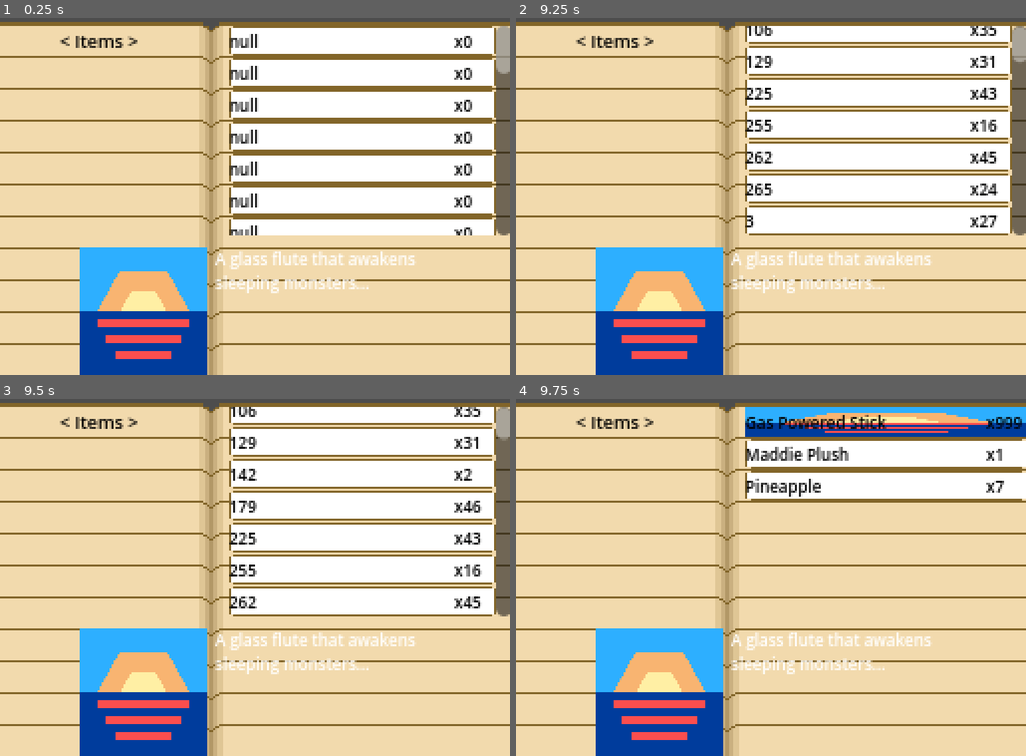
Above: before the commit, frames 1-4 (two rows, left to right).
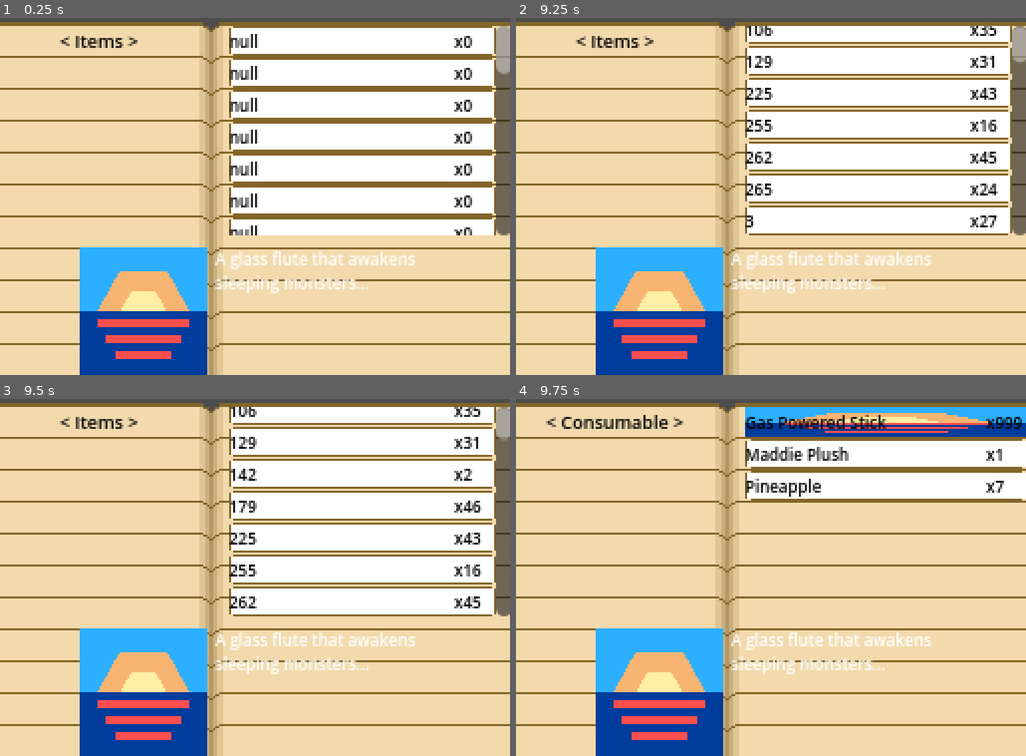
Above: after the commit, the same moments.

Repository: upbeatDiamond/ProjectDaybreakInventory
Game: Godot game, scene res://inventory/inventory.tscn
Same seed, same stepped clock (60 frames per second), same inputs: the game is played once before the commit and once after it.
Inputs:
- Up to frame 1 (0.25 s): no input
- Up to frame 2 (9.25 s): click "null" at 0.5 s; click "null" at 1.25 s; click "null" at 2 s; click "null" at 2.75 s; click "null" at 3.5 s; click "null" at 4.25 s; click "null" at 5 s; click "null" at 5.75 s; click "null" at 6.5 s; click "null" at 7.25 s; click "null" at 8 s; tap Enter at 8.75 s; hold Right (ui_right) from 8.78 s (still down); hold M (make) from 8.78 s (still down)
- Up to frame 3 (9.5 s): keep holding Right (ui_right); keep holding M (make)
- Up to frame 4 (9.75 s): release Right (ui_right) at 9.5 s; release M (make) at 9.5 s; click "106" at 9.5 s

Frames 1-3 are identical in both runs. In frame 4, 0.5% of the frame differs, in the area x 5-33%, y 4-9%.

Commit message:
Category label switching

Diff:
--- a/inventory/inventory.gd
+++ b/inventory/inventory.gd
@@ -1,5 +1,5 @@
 extends Resource
-
+class_name Inventory
 
 ## Defined in the database as well.
 ## Make sure this and the database stay in sync.
@@ -10,4 +10,14 @@
 	ARTIFACTS = 3,   ## Expensive/fancy items
 	KEY_ITEMS = 4,   ## Non-tradable, non-consumable
 	CASSETTES = 5,   ## Like HMs/TMs
+	MAX, ## value might change; used for modulo arithmetic
 	}
+
+static var category_labels := {
+	Categories.UNSORTED : "Misc.",
+	Categories.CONSUMABLES : "Consumable",
+	Categories.EQUIPMENT : "Equipment",
+	Categories.ARTIFACTS : "Artifacts",
+	Categories.KEY_ITEMS : "Key Items",
+	Categories.CASSETTES : "Cassettes",
+}
--- a/inventory/inventory.tscn
+++ b/inventory/inventory.tscn
@@ -56,7 +56,7 @@
 offset_bottom = 122.0
 size_flags_horizontal = 3
 
-[node name="Label" type="Label" parent="."]
+[node name="CategoryLabel" type="Label" parent="."]
 layout_mode = 2
 offset_top = 18.0
 offset_right = 100.0
--- a/inventory/inventory_display.gd
+++ b/inventory/inventory_display.gd
@@ -3,6 +3,7 @@
 var umid : int = 0
 
 @onready var item_list_display : InventoryList = $Control
+@onready var category_display : Label = $CategoryLabel
 
 enum HorizontalQueue {
 	NONE = 0,
@@ -20,6 +21,8 @@
 
 var hori_held = 0
 var vert_held = 0
+var current_category := Inventory.Categories.UNSORTED
+
 
 # Called when the node enters the scene tree for the first time.
 func _ready() -> void:
@@ -53,11 +56,8 @@
 
 	if prior_hori_held != hori_held and hori_held == HorizontalQueue.NONE:
 		## post the horizontal movement!
-		item_list_display.clear_entries()
-		item_list_display.set_entry(0, 7, "Pineapple")
-		item_list_display.set_entry(1, 999, "Gas Powered Stick")
-		item_list_display.set_entry(2, 1, "Maddie Plush")
-		item_list_display.set_entry(3, 64, "Debug Stick")
+
+		switch_category(current_category + 1)
 		pass
 
 	if prior_vert_held != vert_held and vert_held == VerticalQueue.NONE:
@@ -68,11 +68,24 @@
 	pass
 
 
+func switch_category(category):
+	current_category = category % Inventory.Categories.MAX
+
+	category_display.text = str("< ", Inventory.category_labels[current_category], " >")
+
+	item_list_display.clear_entries()
+	item_list_display.set_entry(0, 7, "Pineapple")
+	item_list_display.set_entry(1, 999, "Gas Powered Stick")
+	item_list_display.set_entry(2, 1, "Maddie Plush")
+	item_list_display.set_entry(3, 64, "Debug Stick")
+	pass
+
+
 func set_umid(_umid:int=0):
 	umid = _umid
 	_reset_cache()
 
 
 func _reset_cache():
-
+	item_list_display.clear_entries()
 	pass
